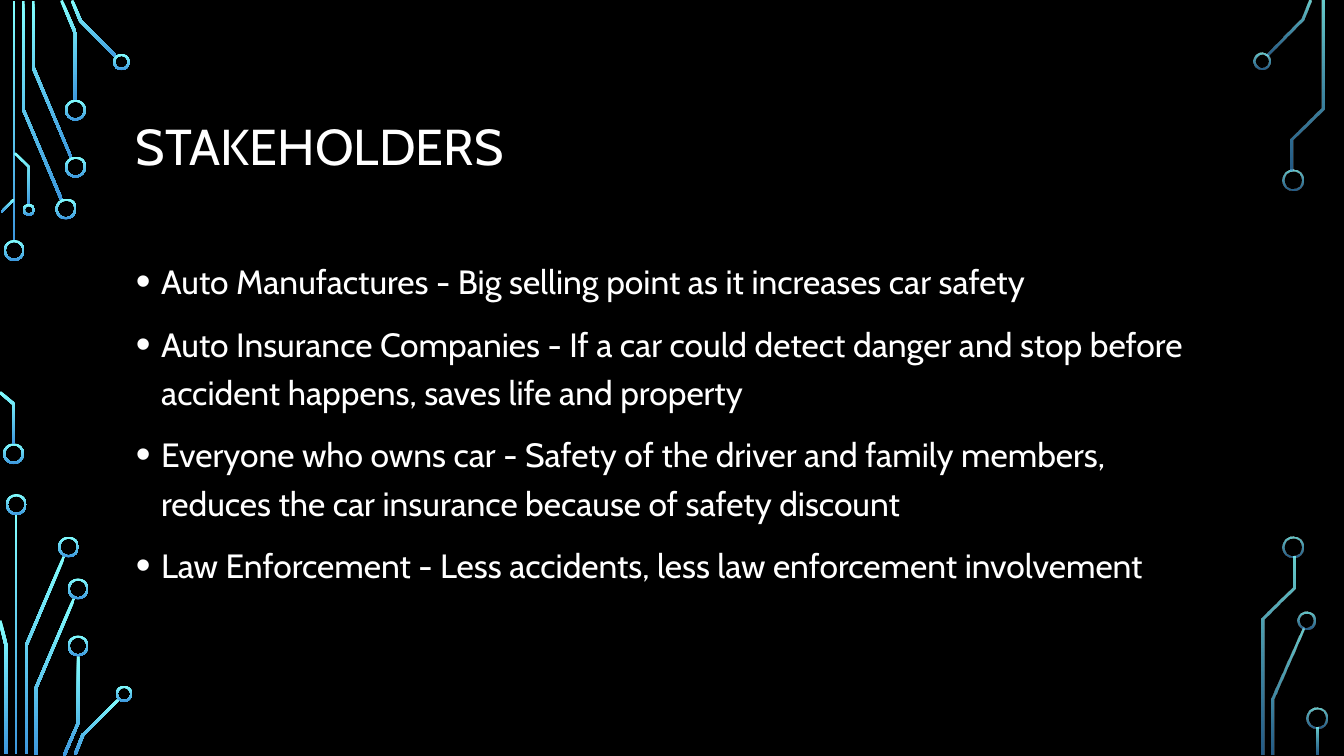
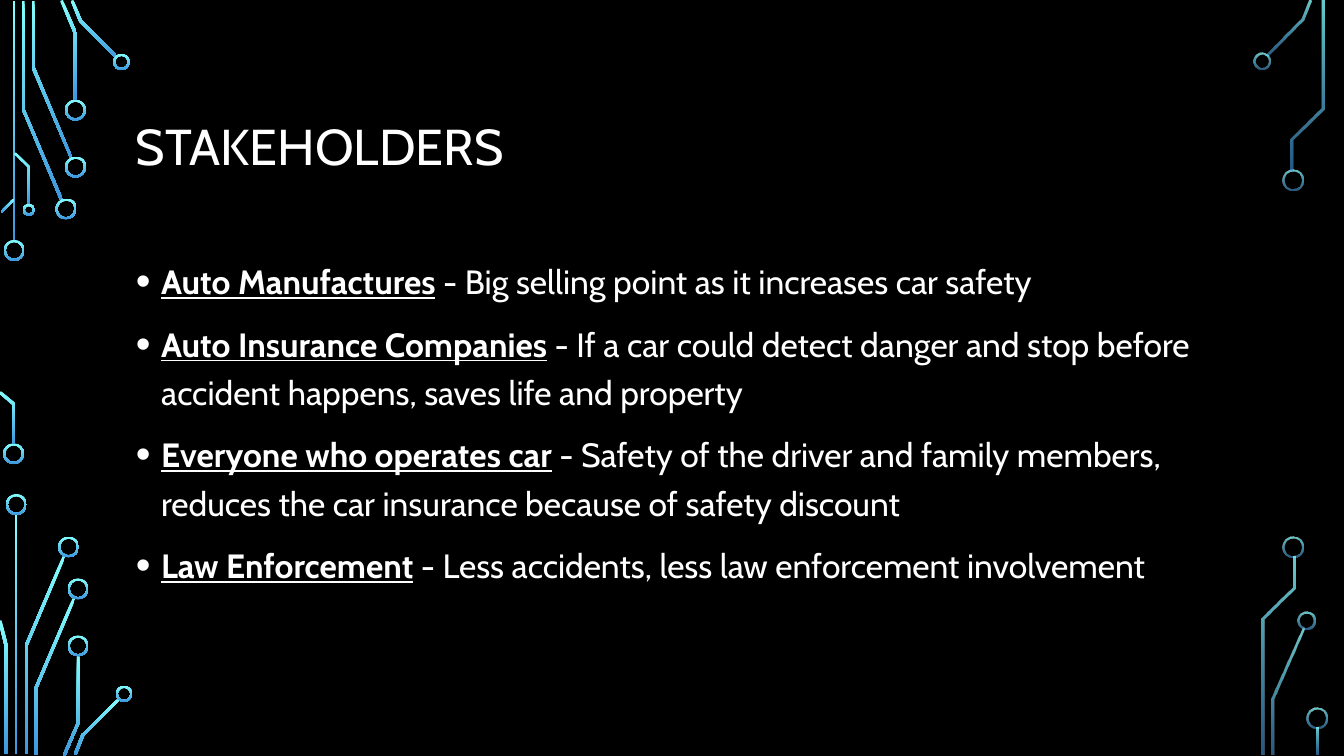
Before and after one commit to Scarabyte/SSW690-Project, a slide deck: slide 10 of docs/Presentations/Computer Vision Driving Aids Project Overview.pptx. Drawn at 1344x756 pixels with LibreOffice and Linux fonts; fonts in the diff are those of the drawing; background and template pictures are left out. Boxes give left, top, right and bottom in pixels: in the first picture for what was removed or moved away, otherwise in the second. Text is boxed around its words. In the diff, an @@ line names an element or a change of style, - is before the commit and + after.

```diff
--- a/docs/Presentations/Computer Vision Driving Aids Project Overview.pptx
+++ b/docs/Presentations/Computer Vision Driving Aids Project Overview.pptx
@@ text at box(161, 268, 1190, 583): bold on, underline on in "Auto Manufactures", "Auto Insurance Companies", "Law Enforcement" @@
@@ text at box(161, 441, 1161, 524): text changed @@
-• Everyone who owns car - Safety of the driver and family members, reduces the car insurance because of safety discount
+• Everyone who operates car - Safety of the driver and family members, reduces the car insurance because of safety discount
```
Also in this commit, not shown: 7 other slides changed.
